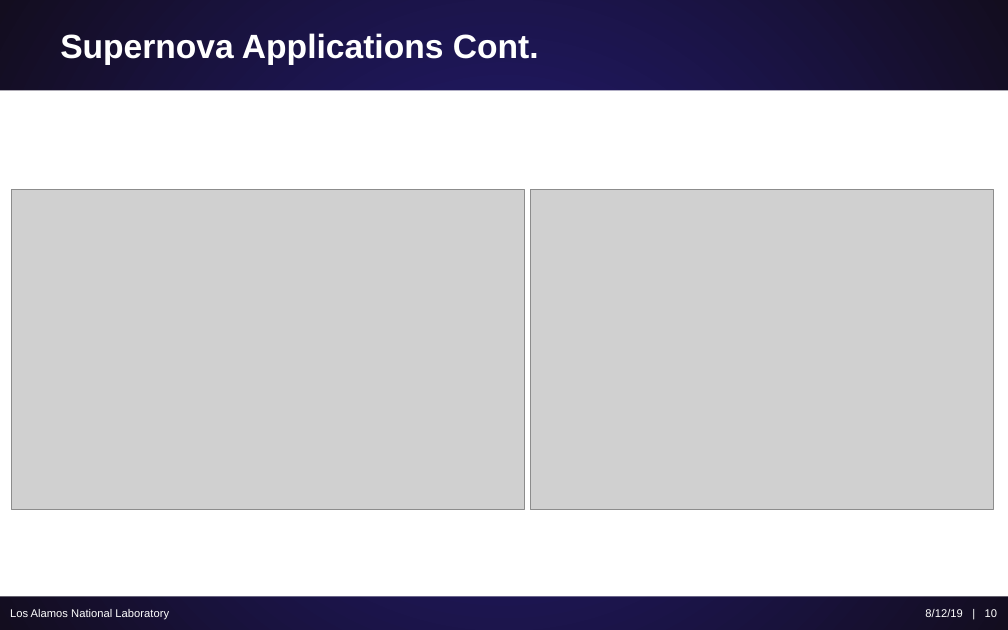
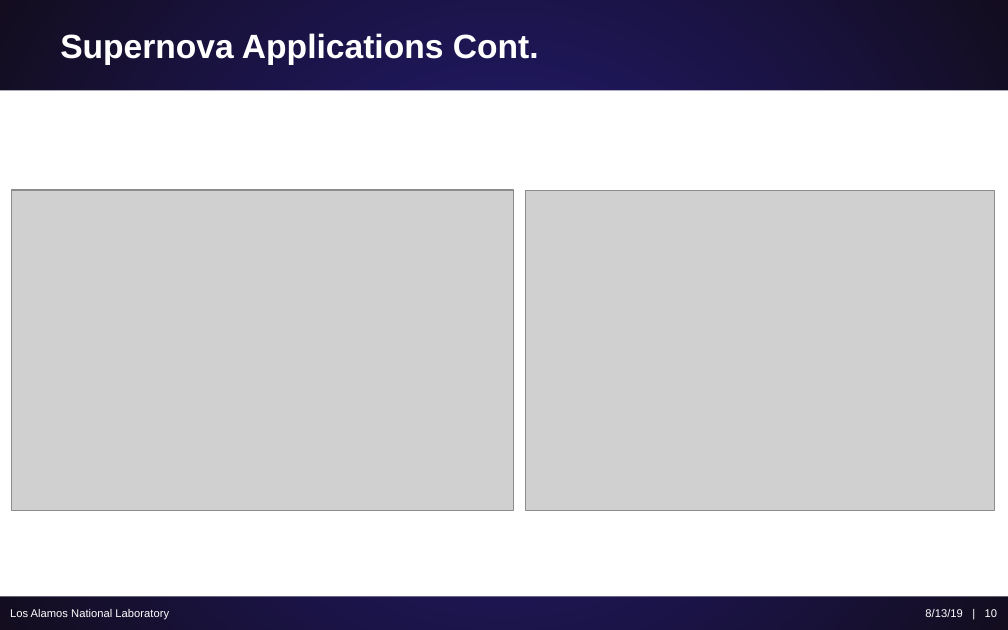
Before and after one commit to ScottCampbellBoise/XCP_Workshop_Report, a slide deck: slide 10 of Poster and Presentation/Campbell_Scott_Variance_Reduction.pptx. Drawn at 1008x630 pixels with LibreOffice and Linux fonts; fonts in the diff are those of the drawing; grey boxes stand for pictures. Boxes give left, top, right and bottom in pixels: in the first picture for what was removed or moved away, otherwise in the second. Text is boxed around its words. In the diff, an @@ line names an element or a change of style, - is before the commit and + after.

```diff
--- a/Poster and Presentation/Campbell_Scott_Variance_Reduction.pptx
+++ b/Poster and Presentation/Campbell_Scott_Variance_Reduction.pptx
@@ picture: place and size @@
-picture at bbox=[11, 190, 524, 510]
+picture at bbox=[11, 191, 513, 511]
@@ picture: place and size @@
-picture at bbox=[530, 190, 993, 510]
+picture at bbox=[525, 191, 995, 510]
@@ text at bbox=[925, 609, 997, 617]: text changed @@
-8/12/19 | 10
+8/13/19 | 10
```
Also in this commit, not shown: 3 other slides changed, 1 slide added, 13 other files.
